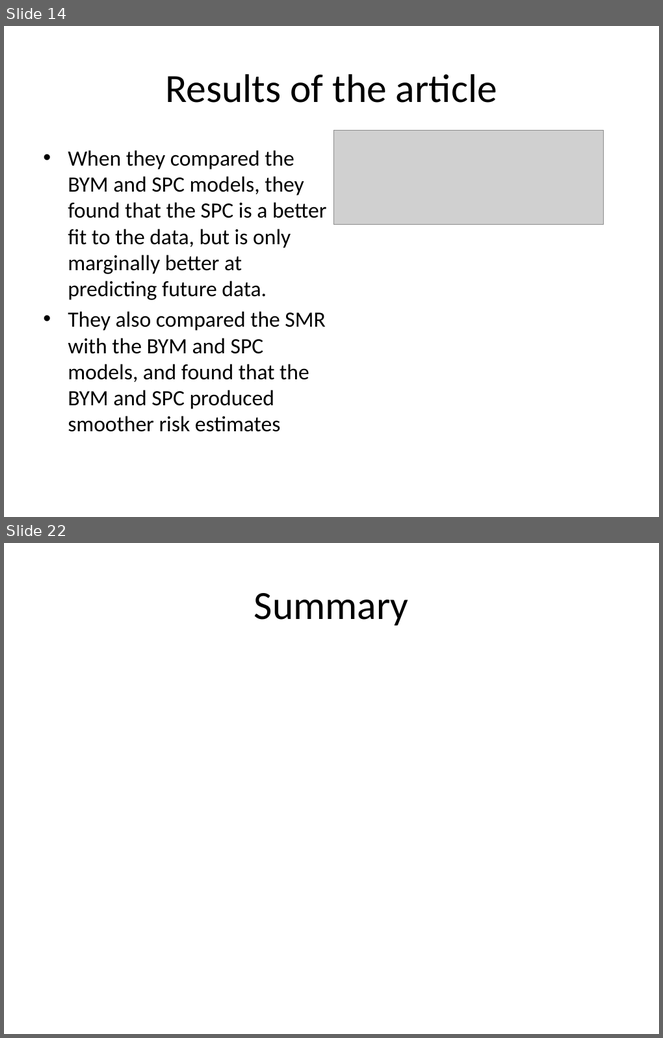
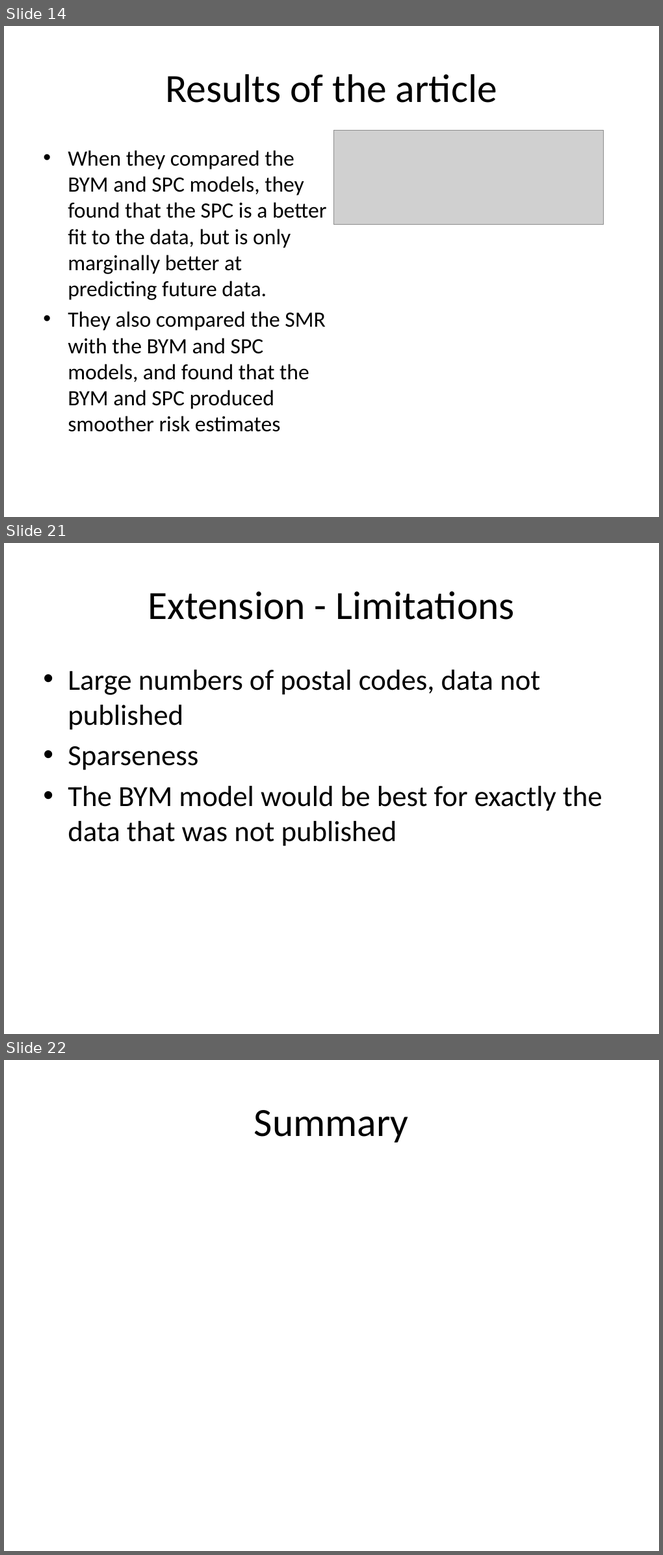
Before and after one commit to mertz2001/stat-inference, a slide deck: STAT3013 Project draft2.pptx. Shown one above the other, each under a label of ours: slides 14 and 22 before the commit, slides 14, 21 and 22 after it; the slides between them are not shown. The pictures are 663x1038 and 663x1555 pixels, drawn with LibreOffice and Linux fonts; fonts in the diff are those of the drawing; grey boxes stand for pictures. Boxes give left, top, right and bottom in pixels: in the first picture for what was removed or moved away, otherwise in the second. Text is boxed around its words. In the diff, an @@ line names an element or a change of style, - is before the commit and + after.

Commit message:
Making extension presentation

```diff
--- a/STAT3013 Project draft2.pptx
+++ b/STAT3013 Project draft2.pptx
@@ slide 21 added at (4, 543, 659, 1034), background #FFFFFF @@
@@ title added at (148, 591, 515, 620), 44 pt, text #000000 @@
+Extension - Limitations
@@ text added at (68, 670, 603, 847), 32 pt, text #000000 @@
+• Large numbers of postal codes, data not published
+• Sparseness
+• The BYM model would be best for exactly the data that was not published
```
Also in this commit, not shown: 1 slide changed, 7 other slides added, 6 slides removed, 11 other files.
